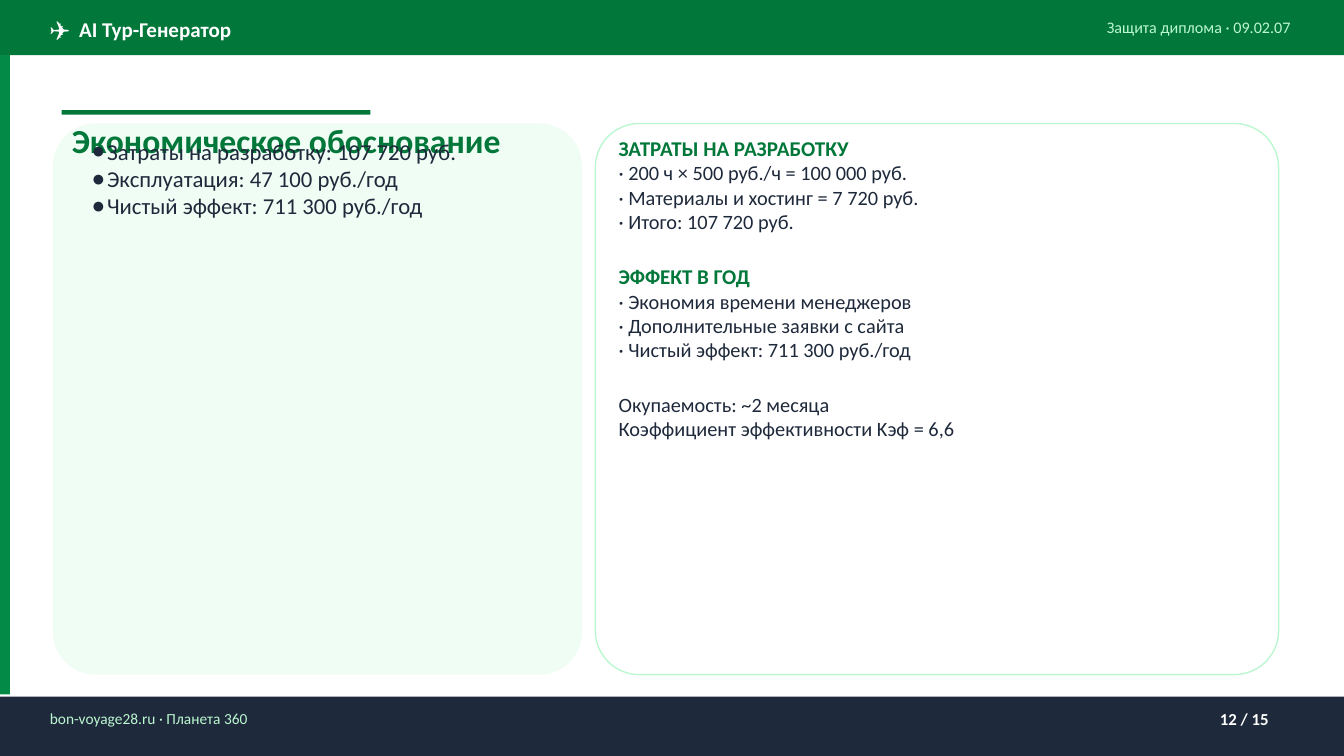
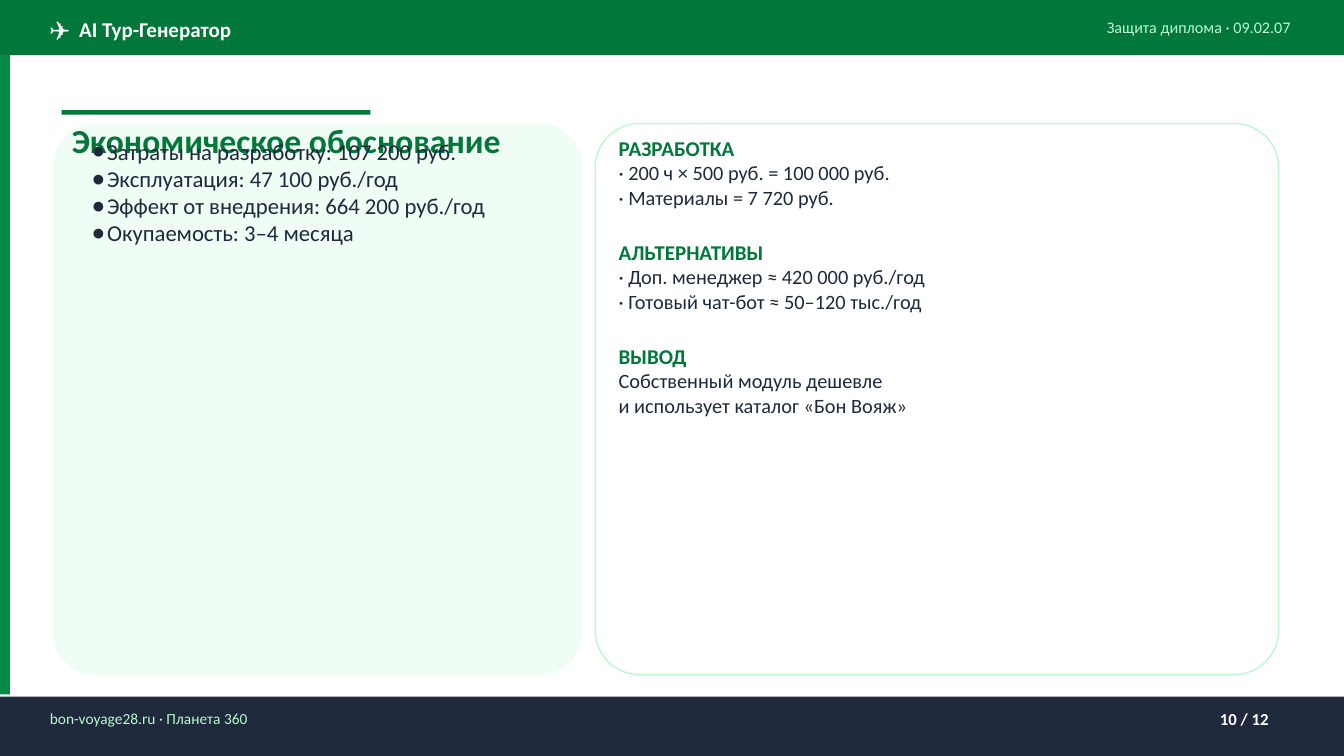
Before and after one commit to gemon22/diplom, a slide deck: slide 10 of docs/Diploma_Defense.pptx (slide 12 before the commit). Drawn at 1344x756 pixels with LibreOffice and Linux fonts; fonts in the diff are those of the drawing. Boxes give left, top, right and bottom in pixels: in the first picture for what was removed or moved away, otherwise in the second. Text is boxed around its words. In the diff, an @@ line names an element or a change of style, - is before the commit and + after.

```diff
--- a/docs/Diploma_Defense.pptx
+++ b/docs/Diploma_Defense.pptx
@@ text at (107, 140, 456, 164): text changed @@
-● Затраты на разработку: 107 720 руб.
+● Затраты на разработку: 107 200 руб.
@@ text at (619, 142, 925, 417): text changed @@
-ЗАТРАТЫ НА РАЗРАБОТКУ
-· 200 ч × 500 руб./ч = 100 000 руб.
-· Материалы и хостинг = 7 720 руб.
-· Итого: 107 720 руб.
-ЭФФЕКТ В ГОД
-· Экономия времени менеджеров
-· Дополнительные заявки с сайта
-· Чистый эффект: 711 300 руб./год
-Окупаемость: ~2 месяца
-Коэффициент эффективности Kэф = 6,6
+РАЗРАБОТКА
+· 200 ч × 500 руб. = 100 000 руб.
+· Материалы = 7 720 руб.
+АЛЬТЕРНАТИВЫ
+· Доп. менеджер ≈ 420 000 руб./год
+· Готовый чат-бот ≈ 50–120 тыс./год
+ВЫВОД
+Собственный модуль дешевле
+и использует каталог «Бон Вояж»
@@ text at (107, 198, 485, 245): text changed @@
-● Чистый эффект: 711 300 руб./год
+● Эффект от внедрения: 664 200 руб./год
+● Окупаемость: 3–4 месяца
@@ text at (1220, 714, 1269, 725): text changed @@
-12 / 15
+10 / 12
```
Also in this commit, not shown: 10 other slides changed, 1 slide added, 4 slides removed, 14 other files.
